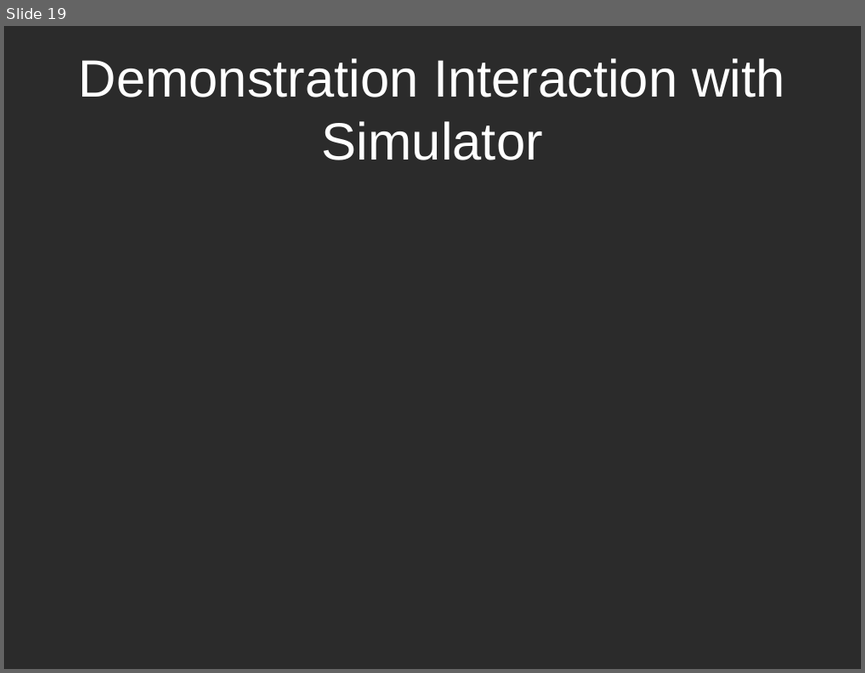
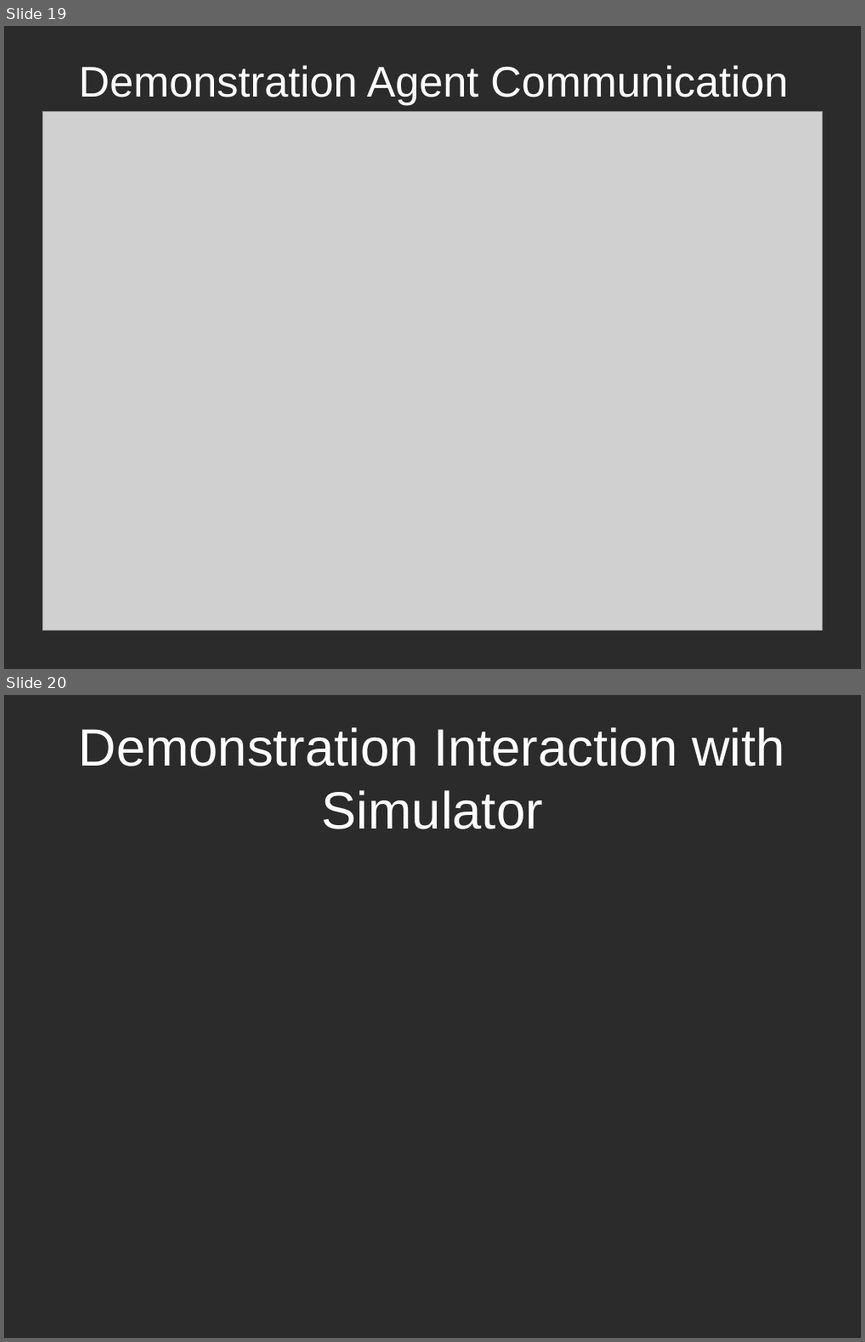
Before and after one commit to k0emt/macts, a slide deck: portfolio/PresentationInception.pptx. Shown one above the other, each under a label of ours: slide 19 before the commit, slides 19 and 20 after it. The pictures are 865x673 and 865x1342 pixels, drawn with LibreOffice and Linux fonts; fonts in the diff are those of the drawing; grey boxes stand for pictures; background and template pictures are left out; a plain dark background stands for a picture behind light text. Boxes give left, top, right and bottom in pixels: in the first picture for what was removed or moved away, otherwise in the second. Text is boxed around its words. In the diff, an @@ line names an element or a change of style, - is before the commit and + after.

```diff
--- a/portfolio/PresentationInception.pptx
+++ b/portfolio/PresentationInception.pptx
@@ slide 19 added at (4,26,861,669), background picture (left out) @@
@@ title added at (79,65,788,105), 36 pt, text #FFFFFF @@
+Demonstration Agent Communication
@@ picture added at (42,112,822,630) @@
@@ what was slide 19 is now slide 20 @@
```
Also in this commit, not shown: 1 slide changed, 1 other file.
